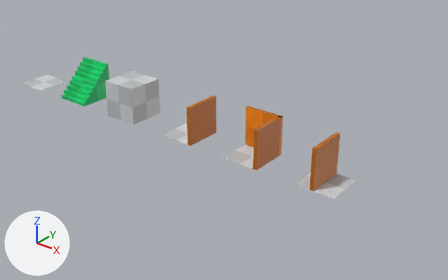
The glTF model Resources/MeshLibraries/Prototype Tileset/prototype_tileset.glb, before and after one commit.
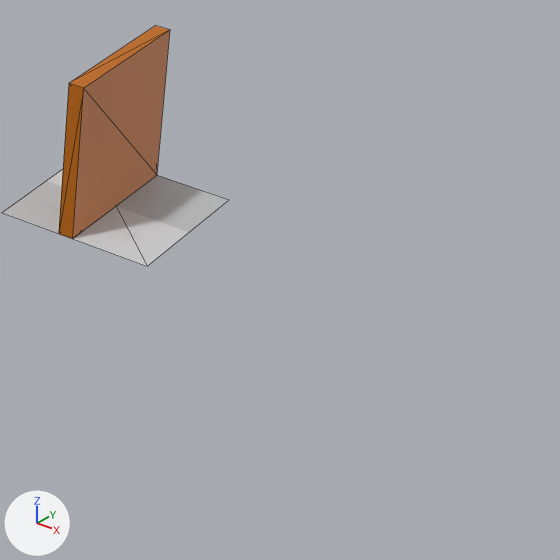
Old and new are each drawn whole from a 50 mm lens placed at (10.7, -10.69, 6.8), pointed at (1.79, 0.45, -0.11) and again close up on the part from 65% to 100% of the width and 45% to 100% of the height. The lights are fixed; the arrows at lower left show +X, +Y and +Z. The close-ups show mesh edges as thin lines.

The first close-up shows 'flat_cube-col.005'.
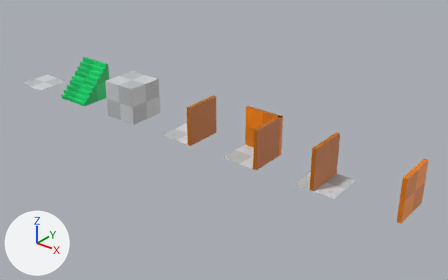
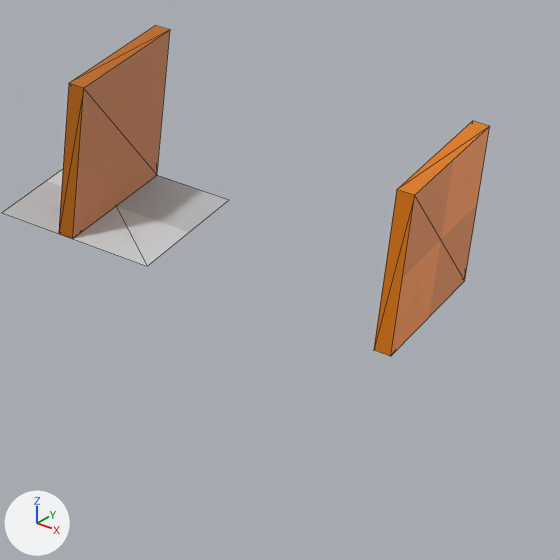
Diff of the bpy script that builds the scene:
```diff
--- a/Resources/MeshLibraries/Prototype Tileset/prototype_tileset.glb.py
+++ b/Resources/MeshLibraries/Prototype Tileset/prototype_tileset.glb.py
@@ me_cube_002 @@
+me_cube_002.from_pydata(...)  # a box spanning x -0.1..0.0, y -0.5..0.5, z -0.5..0.5
+me_cube_002.materials.append(mat_brickprototypemateriallight_001)  # picture img_orange_brick_prototype_a
@@ ob_flat_cube_col_006 @@
+ob_flat_cube_col_006 = bpy.data.objects.new('flat_cube-col.006', me_cube_002)
+ob_flat_cube_col_006.location = (7.0, 0.0, 0.5)
```

Where the change shows, as pixel boxes (x1, y1, x2, y2) in the close-ups (560 x 560 px):
'flat_cube-col.006', added (brown): after (374, 121, 490, 356)
